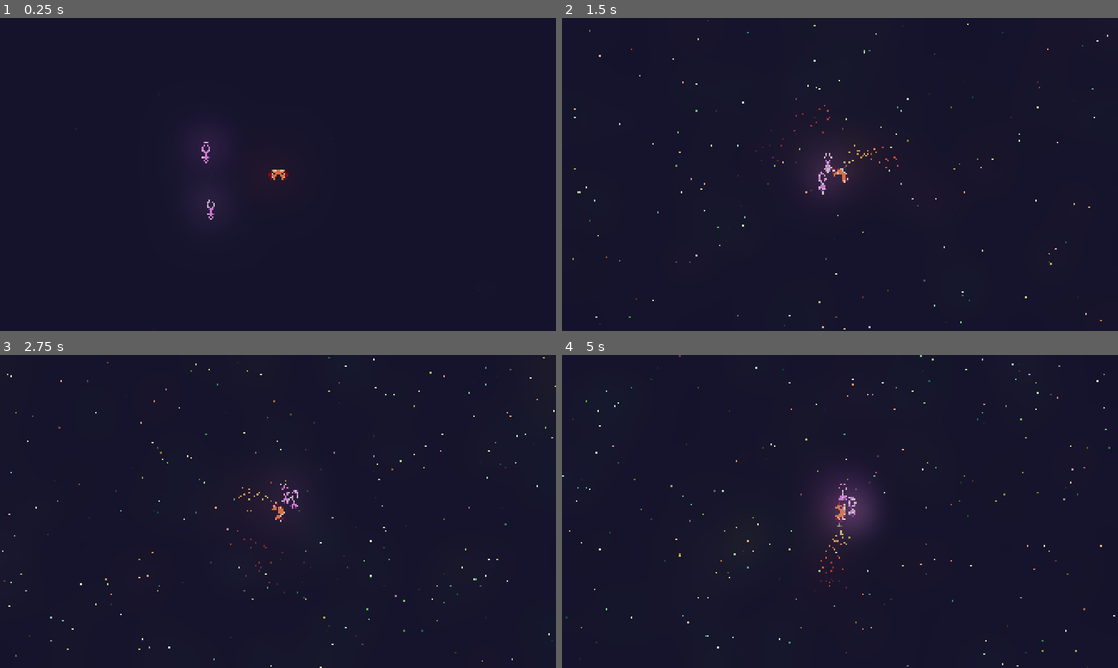
Above: before the commit, frames 1-4 (two rows, left to right).
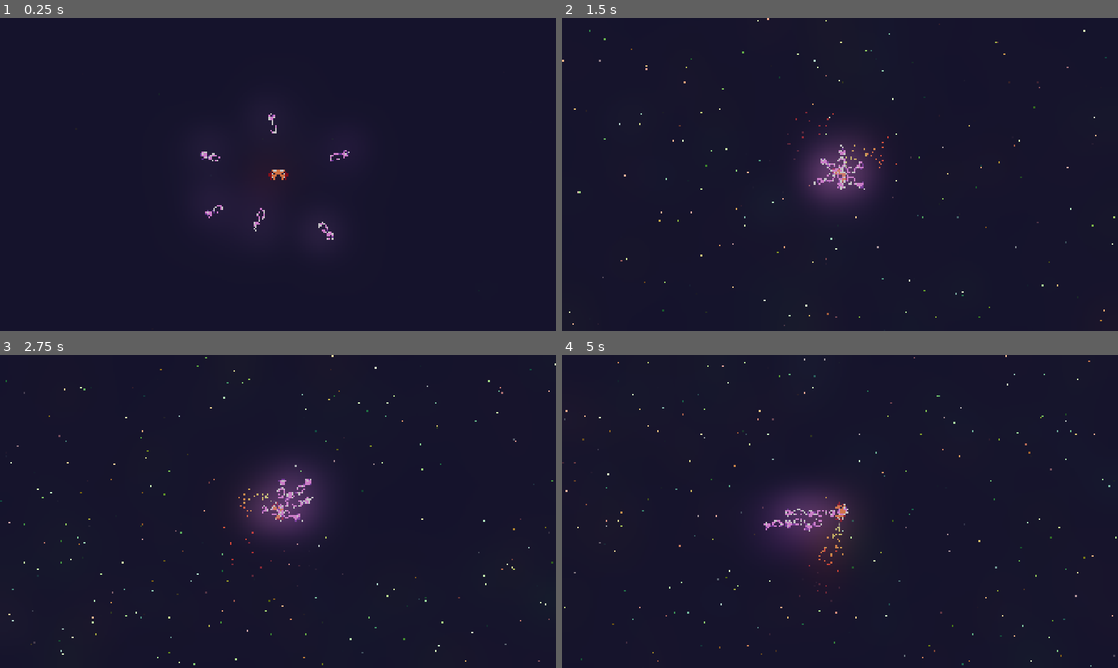
Above: after the commit, the same moments.

Repository: Lunix-420/OrbitOfPain
Game: Godot game, scene res://scenes/World.tscn
Two runs of this game, one before a commit and one after it. Both use one fixed random seed, a clock stepped at 60 frames per second and the inputs below.
Inputs:
- Up to frame 1 (0.25 s): no input
- Up to frame 2 (1.5 s): hold D (move_right) 0.53-1.28 s; hold E (move_turn_ccw) 0.53-1.28 s; hold S (move_backwards) from 1.28 s (still down); tap Q (move_turn_cw) at 1.35 s
- Up to frame 3 (2.75 s): release S (move_backwards) at 2.03 s; hold D (move_right) from 2.03 s (still down); hold E (move_turn_ccw) from 2.03 s (still down)
- Up to frame 4 (5 s): release D (move_right) at 2.78 s; release E (move_turn_ccw) at 2.78 s; hold W (move_forward) 2.78-3.53 s; tap Q (move_turn_cw) at 2.85, 4.35 s; hold E (move_turn_ccw) 3.53-4.28 s; hold A (move_left) from 3.53 s (still down)

The runs differ from the first frame. In frame 1, 0.3% of the frame differs, in the area x 36-63%, y 30-71%; in frame 2, 1.8%; in frame 3, 2.5%; in frame 4, 3.0%, in the area x 0-100%, y 0-100%.

Commit message:
refactor: Clean up player/enemy collisions and remove unused scene

Diff:
--- a/scenes/Mob.tscn
+++ /dev/null
@@ -1,3 +0,0 @@
-[gd_scene format=3 uid="uid://hid23gmk5igv"]
-
-[node name="Mob" type="CharacterBody2D"]
--- a/scenes/Player.tscn
+++ b/scenes/Player.tscn
@@ -40,6 +40,8 @@
 height = 132.0
 
 [node name="CharacterBody2D" type="CharacterBody2D"]
+collision_layer = 2
+collision_mask = 2
 script = ExtResource("1_qm0ti")
 
 [node name="ExhaustBackLeft" type="GPUParticles2D" parent="."]
--- a/scenes/World.tscn
+++ b/scenes/World.tscn
@@ -71,3 +71,15 @@
 
 [node name="CharacterBody2D3" parent="." instance=ExtResource("2_32lhk")]
 position = Vector2(-581, -151)
+
+[node name="CharacterBody2D" parent="." instance=ExtResource("2_32lhk")]
+position = Vector2(400, 472)
+
+[node name="CharacterBody2D4" parent="." instance=ExtResource("2_32lhk")]
+position = Vector2(526, -166)
+
+[node name="CharacterBody2D5" parent="." instance=ExtResource("2_32lhk")]
+position = Vector2(-55, -464)
+
+[node name="CharacterBody2D6" parent="." instance=ExtResource("2_32lhk")]
+position = Vector2(-176, 404)
--- a/scripts/enemy.gd
+++ b/scripts/enemy.gd
@@ -9,4 +9,5 @@
 func _physics_process(delta: float) -> void:
 	var direction = global_position.direction_to(player.global_position)
 	velocity = direction * 20000.0 * delta
+	rotation = direction.angle() + PI / 2
 	move_and_slide()
